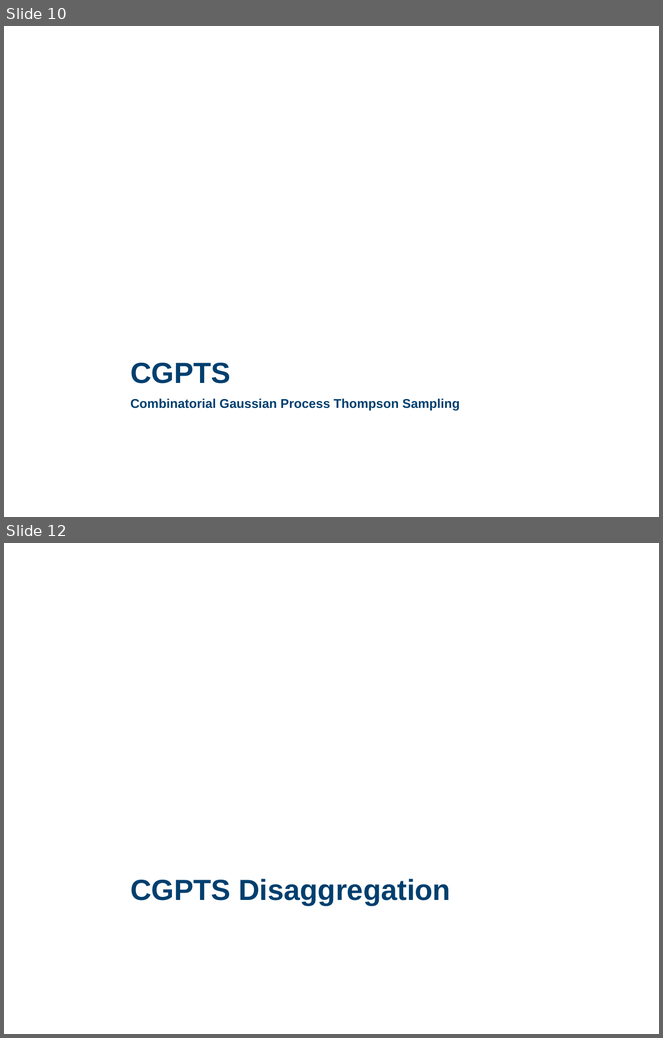
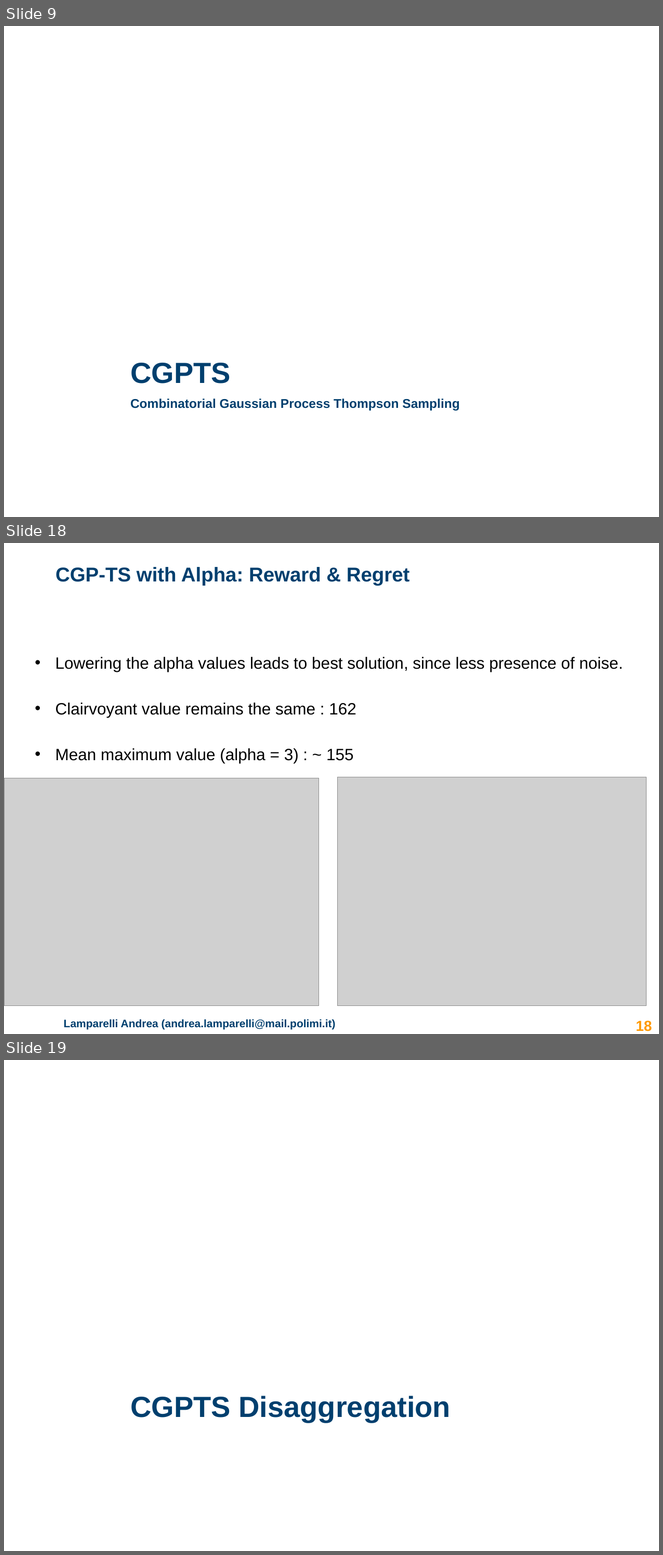
Before and after one commit to lucabonali/AdvertisingDIA, a slide deck: advertising_presentation.pptx. Shown one above the other, each under a label of ours: slides 10 and 12 before the commit, slides 9, 18 and 19 after it; the slides between them are not shown. The pictures are 663x1038 and 663x1555 pixels, drawn with LibreOffice and Linux fonts; fonts in the diff are those of the drawing; grey boxes stand for pictures; background and template pictures are left out. Boxes give left, top, right and bottom in pixels: in the first picture for what was removed or moved away, otherwise in the second. Text is boxed around its words. In the diff, an @@ line names an element or a change of style, - is before the commit and + after.

```diff
--- a/advertising_presentation.pptx
+++ b/advertising_presentation.pptx
@@ slide 18 added at box(4, 543, 659, 1034), background #FFFFFF @@
@@ title added at box(55, 567, 410, 586), 22 pt, text #003F6E, bold @@
+CGP-TS with Alpha: Reward & Regret
@@ text added at box(55, 657, 623, 763), 18 pt, text #000000 @@
+• Lowering the alpha values leads to best solution, since less presence of noise.
+• Clairvoyant value remains the same : 162
+• Mean maximum value (alpha = 3) : ~ 155
@@ picture added at box(4, 778, 319, 1006) @@
@@ picture added at box(337, 777, 646, 1006) @@
@@ text added at box(64, 1019, 336, 1030), 12 pt, text #003F6E, bold @@
+Lamparelli Andrea (andrea.lamparelli@mail.polimi.it)
@@ page number added at box(636, 1021, 652, 1032), 16 pt, text #FF9900, bold @@
+18
@@ what was slide 10 is now slide 9 @@
@@ what was slide 12 is now slide 19 @@
```
Also in this commit, not shown: 8 other slides added, 2 slides removed.
